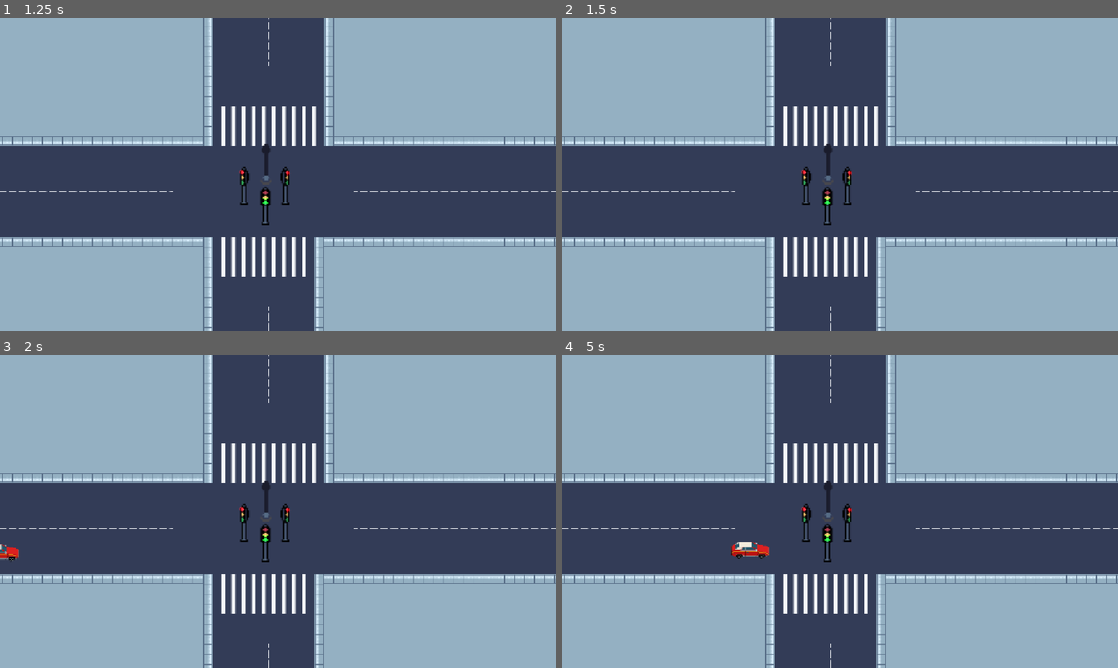
Above: before the commit, frames 1-4 (two rows, left to right).
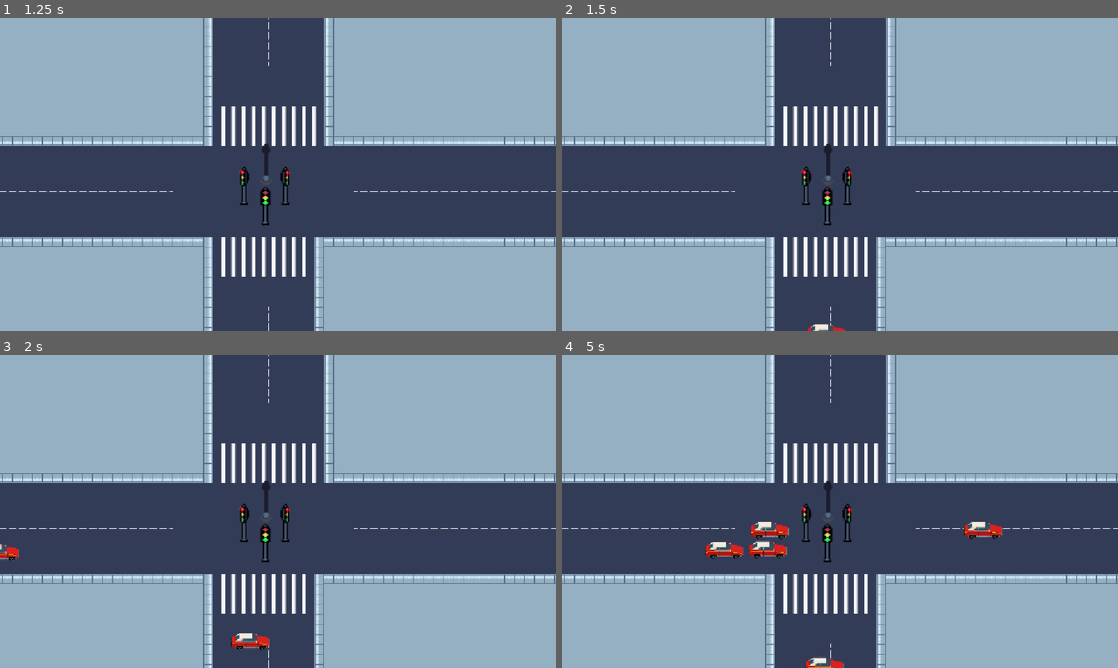
Above: after the commit, the same moments.

Repository: lafgo-fc/game-jam-repoooo
Game: Godot game, scene res://scne/test_one.tscn
The game is run twice, just before and just after one commit, with the same random seed, the same clock (stepped at 60 frames per second) and the same inputs.
Inputs:
- Up to frame 1 (1.25 s): tap Enter (ui_accept) at 0.5, 0.77 s; hold R (traffic control right and left) from 0.53 s (still down)
- Up to frame 2 (1.5 s): keep holding R (traffic control right and left); tap Enter (ui_accept) at 1.25 s
- Up to frame 3 (2 s): keep holding R (traffic control right and left); tap Enter (ui_accept) at 1.52 s
- Up to frame 4 (5 s): keep holding R (traffic control right and left); tap Enter (ui_accept) at 3.02, 3.77, 4.52 s

Frame 1 is identical in both runs. In frame 2, 0.1% of the frame differs, in the area x 44-51%, y 97-100%; in frame 3, 0.3%; in frame 4, 1.4%, in the area x 25-80%, y 53-100%.

Commit message:
added multi-direction spawner

Diff:
--- a/scne/test_one.tscn
+++ b/scne/test_one.tscn
@@ -1123,13 +1123,34 @@
 position = Vector2(-61, 29)
 scale = Vector2(2, 2)
 
-[node name="spawnr thing" parent="." unique_id=1807773249 node_paths=PackedStringArray("stop_point", "cross_point", "exit_point", "fuckoff") instance=ExtResource("4_f5p5n")]
+[node name="spawnr thing left" parent="." unique_id=1807773249 node_paths=PackedStringArray("stop_point", "cross_point", "exit_point", "fuckoff") instance=ExtResource("4_f5p5n")]
 position = Vector2(-708, 84)
 stop_point = NodePath("../Marker2D")
 cross_point = NodePath("../CrossPoint")
 exit_point = NodePath("../target 2")
 fuckoff = NodePath("../fuckoffpoint")
 
+[node name="spawnr thing right" parent="." unique_id=455645301 node_paths=PackedStringArray("stop_point", "cross_point", "exit_point", "fuckoff") instance=ExtResource("4_f5p5n")]
+position = Vector2(658, 1)
+stop_point = NodePath("../Marker2D")
+cross_point = NodePath("../CrossPoint")
+exit_point = NodePath("../target 2")
+fuckoff = NodePath("../fuckoffpoint")
+
+[node name="spawnr thing front" parent="." unique_id=1120252764 node_paths=PackedStringArray("stop_point", "cross_point", "exit_point", "fuckoff") instance=ExtResource("4_f5p5n")]
+position = Vector2(-23, 401)
+stop_point = NodePath("../Marker2D")
+cross_point = NodePath("../CrossPoint")
+exit_point = NodePath("../target 2")
+fuckoff = NodePath("../fuckoffpoint")
+
+[node name="spawnr thing back" parent="." unique_id=519712763 node_paths=PackedStringArray("stop_point", "cross_point", "exit_point", "fuckoff") instance=ExtResource("4_f5p5n")]
+position = Vector2(-115, -444)
+stop_point = NodePath("../Marker2D")
+cross_point = NodePath("../CrossPoint")
+exit_point = NodePath("../target 2")
+fuckoff = NodePath("../fuckoffpoint")
+
 [node name="CrossPoint" type="Marker2D" parent="." unique_id=2107428172]
 position = Vector2(-146, 79)
 
